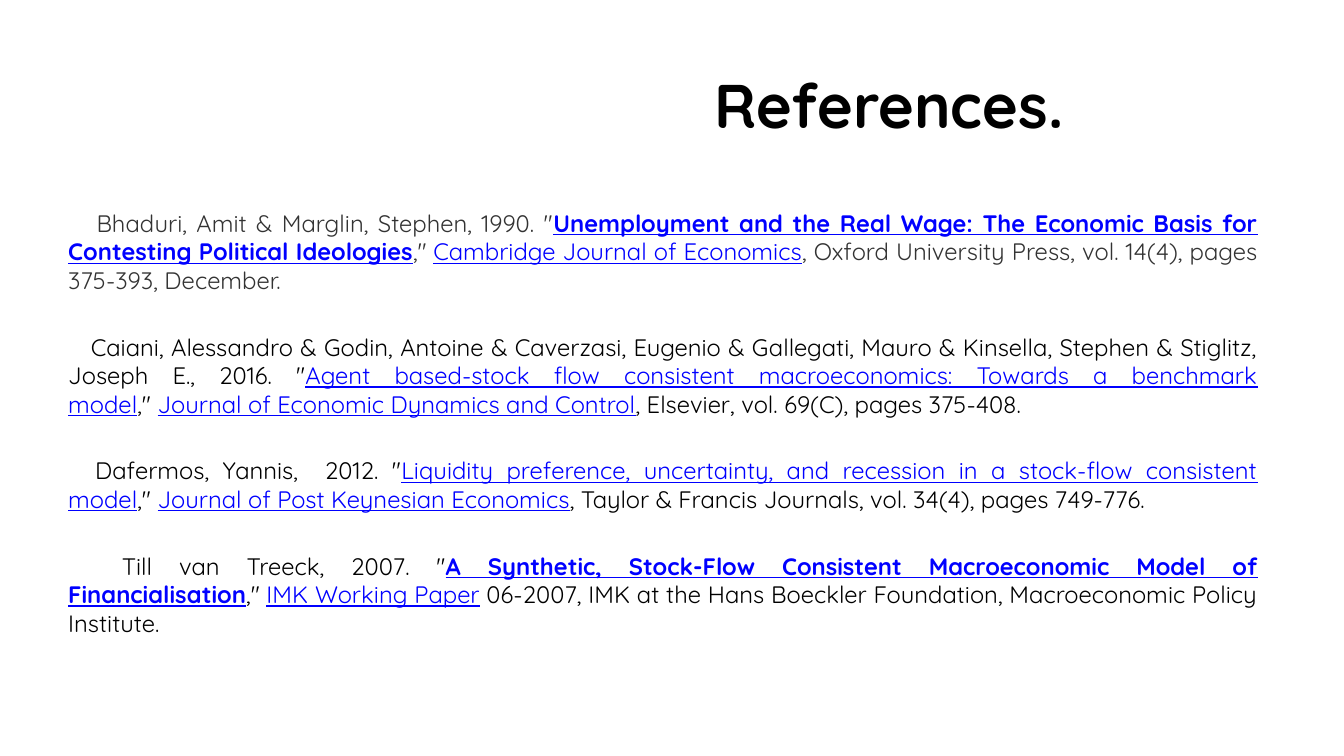
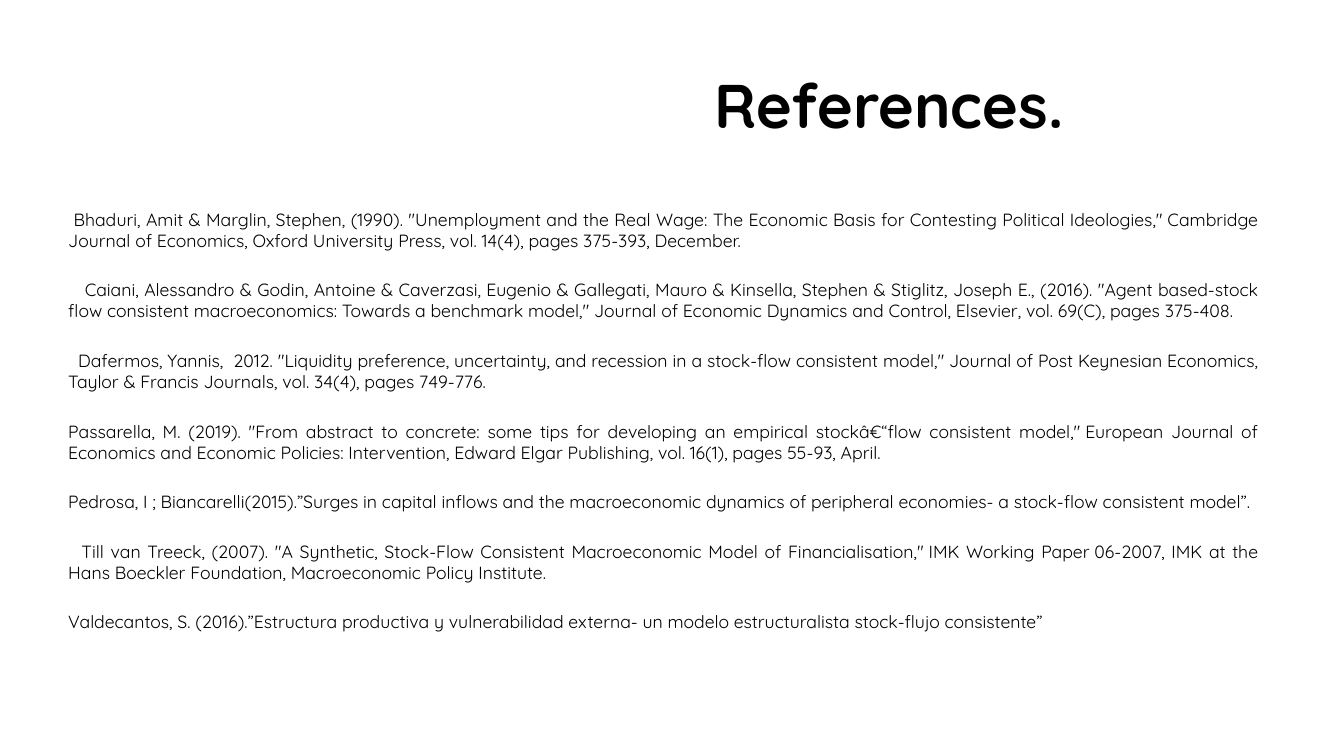
Before and after one commit to jhanandrade/AFD-Project, a slide deck: slide 17 of Documentos/Modelling Colombia Economy- Stock-Flow Consistent Prototype Growth Model.pptx (slide 12 before the commit). Drawn at 1344x756 pixels with LibreOffice and Linux fonts; fonts in the diff are those of the drawing; background and template pictures are left out. Boxes give left, top, right and bottom in pixels: in the first picture for what was removed or moved away, otherwise in the second. Text is boxed around its words. In the diff, an @@ line names an element or a change of style, - is before the commit and + after.

```diff
--- a/Documentos/Modelling Colombia Economy- Stock-Flow Consistent Prototype Growth Model.pptx
+++ b/Documentos/Modelling Colombia Economy- Stock-Flow Consistent Prototype Growth Model.pptx
@@ text at (68,213,1258,321): text changed; size 17 to 12.6 pt; text colour #0000FF to #000000 @@
-Bhaduri, Amit & Marglin, Stephen, 1990. "Unemployment and the Real Wage: The Economic Basis for Contesting Political Ideologies," Cambridge Journal of Economics, Oxford University Press, vol. 14(4), pages 375-393, December.
-Caiani, Alessandro & Godin, Antoine & Caverzasi, Eugenio & Gallegati, Mauro & Kinsella, Stephen & Stiglitz, Joseph E., 2016. "Agent based-stock flow consistent macroeconomics: Towards a benchmark model," Journal of Economic Dynamics and Control, Elsevier, vol. 69(C), pages 375-408.
+Bhaduri, Amit & Marglin, Stephen, (1990). "Unemployment and the Real Wage: The Economic Basis for Contesting Political Ideologies," Cambridge Journal of Economics, Oxford University Press, vol. 14(4), pages 375-393, December.
+Caiani, Alessandro & Godin, Antoine & Caverzasi, Eugenio & Gallegati, Mauro & Kinsella, Stephen & Stiglitz, Joseph E., (2016). "Agent based-stock flow consistent macroeconomics: Towards a benchmark model," Journal of Economic Dynamics and Control, Elsevier, vol. 69(C), pages 375-408.
@@ text at (68,354,1258,392): size 17 to 12.6 pt in "Dafermos, Yannis, 2012. "Liquidity preference, uncertainty,  ..."; text colour #0000FF to #000000, underline off in ""Liquidity preference, uncertainty, and recession in a ..." @@
@@ text at (68,425,1258,632): text changed; size 17 to 12.6 pt @@
-Till van Treeck, 2007. "A Synthetic, Stock-Flow Consistent Macroeconomic Model of Financialisation," IMK Working Paper 06-2007, IMK at the Hans Boeckler Foundation, Macroeconomic Policy Institute.
+Passarella, M. (2019). "From abstract to concrete: some tips for developing an empirical stockâ€“flow consistent model," European Journal of Economics and Economic Policies: Intervention, Edward Elgar Publishing, vol. 16(1), pages 55-93, April.
+Pedrosa, I ; Biancarelli(2015).”Surges in capital inflows and the macroeconomic dynamics of peripheral economies- a stock-flow consistent model”.
+Till van Treeck, (2007). "A Synthetic, Stock-Flow Consistent Macroeconomic Model of Financialisation," IMK Working Paper 06-2007, IMK at the Hans Boeckler Foundation, Macroeconomic Policy Institute.
+Valdecantos, S. (2016).”Estructura productiva y vulnerabilidad externa- un modelo estructuralista stock-flujo consistente”
```
Also in this commit, not shown: 6 slides added, 1 slide removed, 1 other file.
